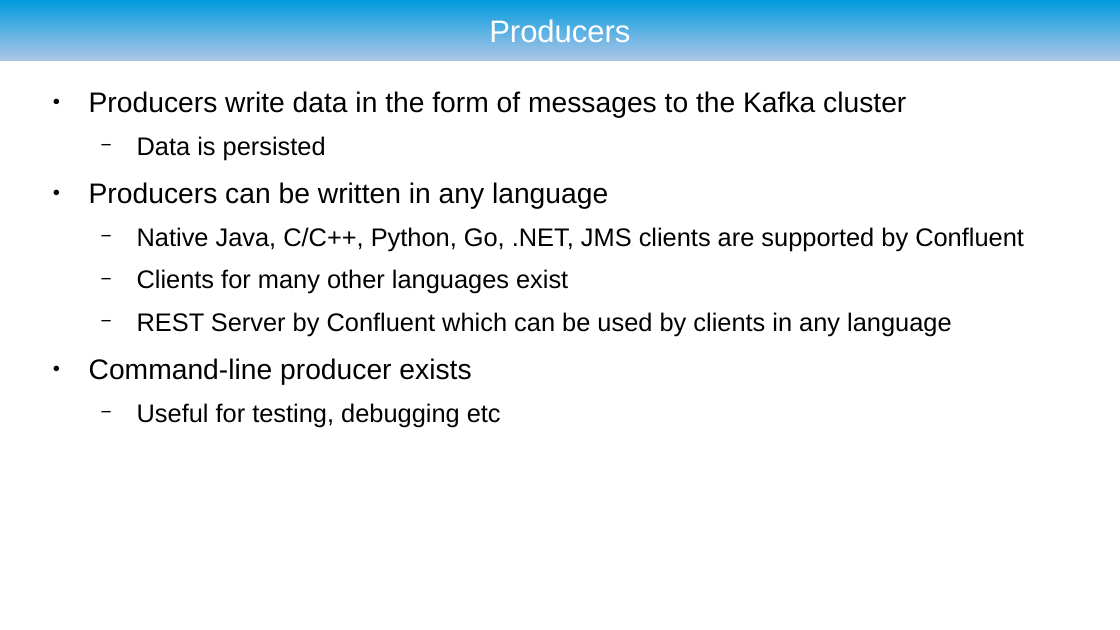
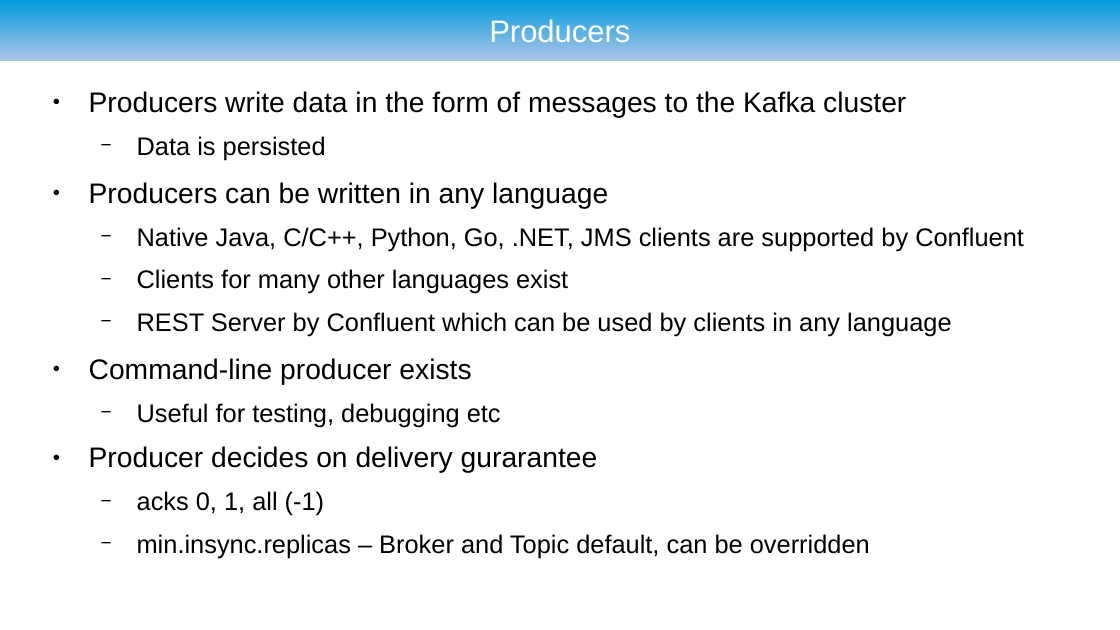
Before and after one commit to ryzlab/kafka-kompetensdag, a slide deck: slide 51 of doc/presentation-umejug.odp (slide 49 before the commit). Drawn at 1120x630 pixels with LibreOffice and Linux fonts; fonts in the diff are those of the drawing; background and template pictures are left out. Boxes give left, top, right and bottom in pixels: in the first picture for what was removed or moved away, otherwise in the second. Text is boxed around its words. In the diff, an @@ line names an element or a change of style, - is before the commit and + after.

```diff
--- a/doc/presentation-umejug.odp
+++ b/doc/presentation-umejug.odp
@@ text at [89,446,870,558]: paragraphs added @@
+● Producer decides on delivery gurarantee
+  − acks 0, 1, all (-1)
+  − min.insync.replicas – Broker and Topic default, can be overridden
```
Also in this commit, not shown: 5 other slides changed, 4 slides added, 2 other files.
